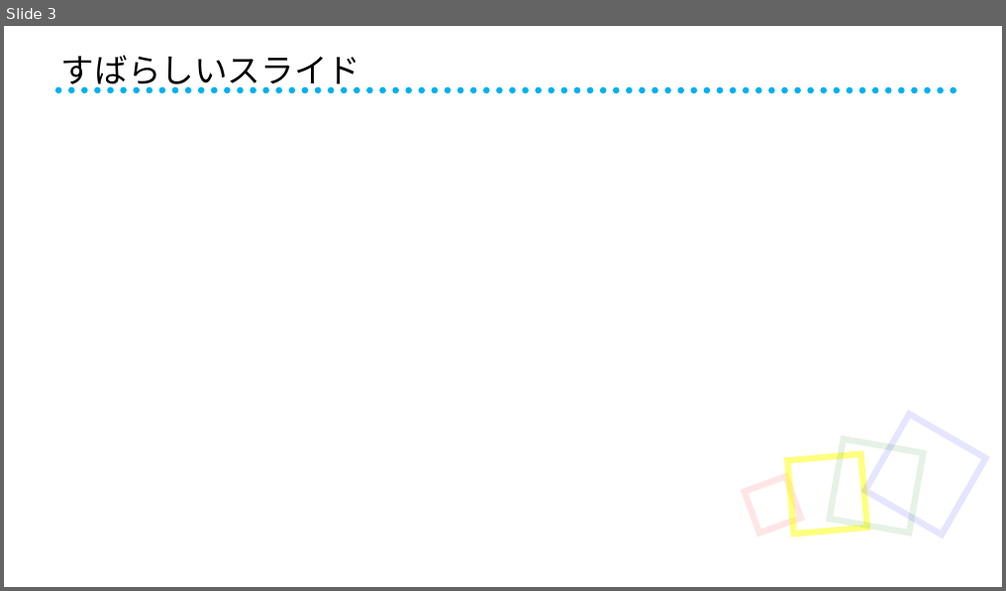
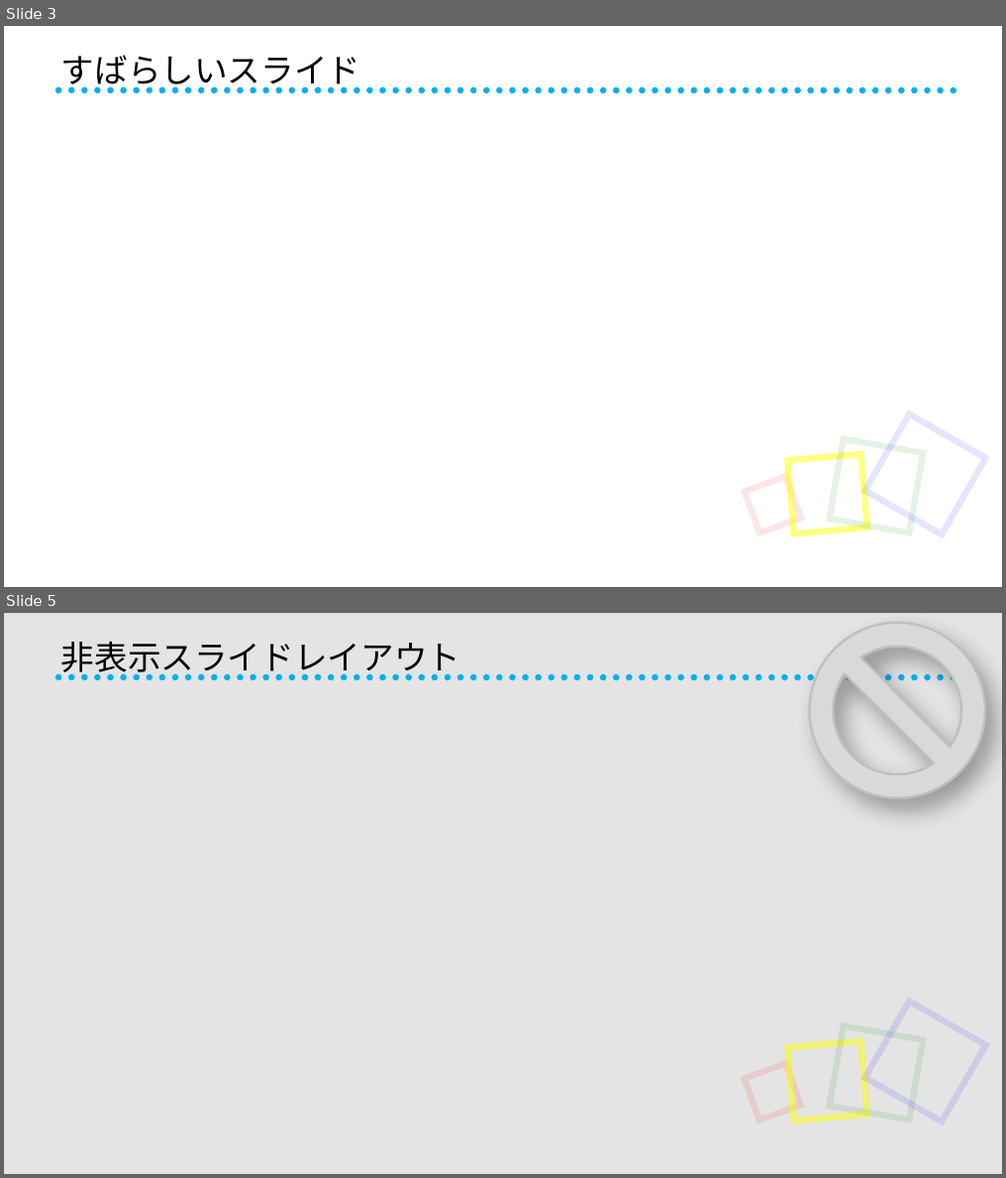
Before and after one commit to kcrt/dotfiles, a slide deck: template/template.pptx. Shown one above the other, each under a label of ours: slide 3 before the commit, slides 3 and 5 after it; the slides between them are not shown. The pictures are 1006x591 and 1006x1178 pixels, drawn with LibreOffice and Linux fonts; fonts in the diff are those of the drawing. Boxes give left, top, right and bottom in pixels: in the first picture for what was removed or moved away, otherwise in the second. Text is boxed around its words. In the diff, an @@ line names an element or a change of style, - is before the commit and + after.

```diff
--- a/template/template.pptx
+++ b/template/template.pptx
@@ slide 5 added at [4, 613, 1002, 1174], background #D9D9D9 at 70% opacity; not listed: 5 template elements that a slide beside it also shows @@
@@ title added at [61, 641, 460, 678], 32 pt, text #000000 @@
+非表示スライドレイアウト
@@ no-entry sign added at [810, 623, 985, 799], fill #D9D9D9, outline #BFBFBF 2.25 pt @@
```
Also in this commit, not shown: 1 slide changed, 1 other slide added, 1 slide removed.
